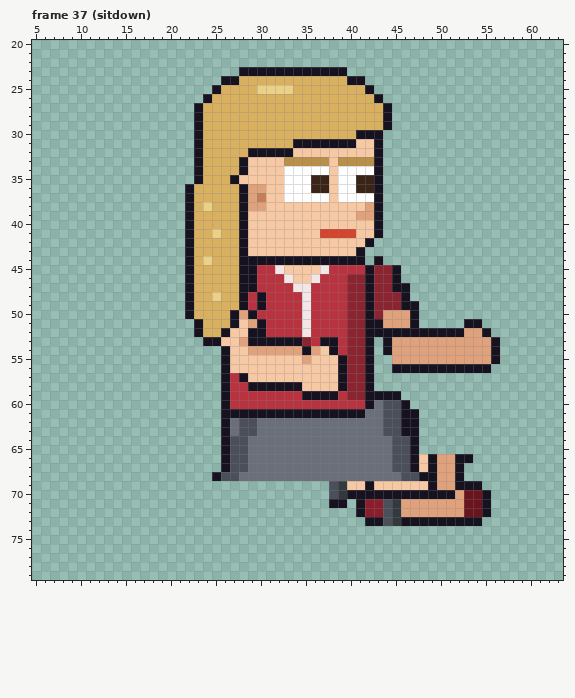
One commit to this pixel-art file: sprites/clients/client_karen_right_anim.aseprite. The picture above is the old version.
64x80 pixels, 129 frames. Shown: frame 37 (sitdown): x 5..63, y 20..79. The old version is drawn lined up with the new one. The commit also changed other frames, which this record leaves out.
The same view after the edit:
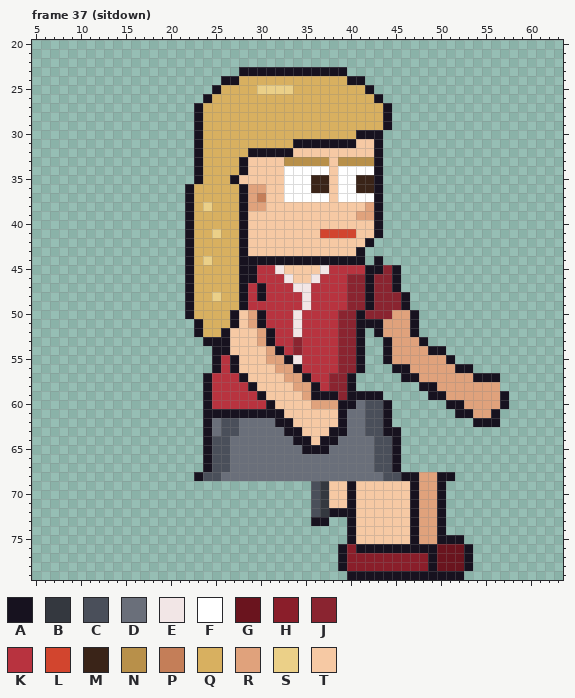
Palette (. is transparent): A #17121f  B #34383f  C #4a4f5a  D #6a6f7a  E #f2e6e6  F #ffffff  G #6a141e  H #8a1e2a  J #8a2430  K #b8333f  L #d2452e  M #3a2418  N #b8904a  P #c47e58  Q #d8b060  R #e0a27c  S #ebd088  T #f6c9a4
Diff:
whole drawing moved by +2,-6 (the old picture is shown already moved)
Frame 37 (sitdown):
y 45: x 43 J -> A
y 47: x 29..30 AK -> KA; x 46 A -> .
y 49: x 30 A -> K; x 47 A -> .
y 50: x 28..30 RAK -> TRA; x 34..35 KE -> EK; x 39 K -> J; x 41..42 JA -> AJ; x 44 R -> J
y 51: x 34..35 KE -> EK; x 39 K -> J; x 41 J -> A; x 53..54 AA -> ..
y 52: x 29..31 AAK -> TRA; x 34..35 KE -> EK; x 39 K -> J; x 41..42 JA -> A.; x 44..46 AAA -> RRR; x 48..55 AAAAARRA -> ........
y 53: x 26 T -> A; x 28..30 RAA -> TTR; x 32..35 AAAJ -> KKJK; x 37..39 AAK -> KKJ; x 41..42 JA -> A.; x 48..56 RRRRRRRRA -> A........
y 54: x 25 . -> A; x 29..30 RR -> TT; x 32..39 RRRARTAK -> AKJKKKKJ; x 41..42 JA -> A.; x 49..56 RRRRRRRA -> AA......
y 55: x 25..27 .AT -> AKA; x 31..39 TTTTRTTTA -> RRAEKKKKJ; x 41..42 JA -> A.; x 44 . -> A; x 51..56 RRRRRA -> A.....
y 56: x 25..27 .AT -> AKA; x 32..39 TTTTTTTA -> RRAKKKKJ; x 41..42 JA -> A.; x 47..51 AAAAA -> RRRRR; x 54..55 AA -> ..
y 57: x 24..26 ..A -> AKK; x 33..42 TTTTTTAJJA -> RRAKKJJA..; x 46..56 ........... -> AARRRRRRAAA
y 58: x 24..26 ..A -> AKK; x 30..42 AAAAATTTTAJJA -> TTTTRRAKJJA..; x 48..56 ......... -> AARRRRRRR
y 59: x 24..26 ..A -> AKK; x 30..35 KKKKKA -> ATTTTR; x 39..41 KJJ -> JAA; x 44..45 AA -> ..; x 49..57 ......... -> AARRRRRRA
y 60: x 24..26 ..A -> AKK; x 31..46 KKKKKKKKKKKADCCA -> ATTTTRRRAADCCA..; x 51..57 ....... -> AARRRRA
y 61: x 24..25 .. -> AA; x 33..38 AAAAAA -> TTTTTT; x 40..47 AADDCCAA -> DDCCA...; x 52..56 ..... -> AARRA
y 62: x 24..29 ..ADCC -> ADCCDD; x 32..39 DDDDDDDD -> AATTTTTA; x 42..47 DDCCAA -> CCA...; x 54..56 ... -> AAA
y 63: x 24..29 ..ADCC -> ADCCDD; x 33..39 DDDDDDD -> AATTTAA; x 42..47 DDCCAA -> CCAA..
y 64: x 24..28 ..ACC -> ACCDD; x 34..38 DDDDD -> AATAA; x 43..47 DDCCA -> CCA..
y 65: x 24..28 ..ACC -> ACCDD; x 35..37 DDD -> AAA; x 43..47 DDCCA -> CCA..
y 66: x 24..28 ..ACC -> ACCDD; x 43..53 DDCCATARRAA -> CCA........
y 67: x 24..28 ..ACC -> ACCDD; x 43..52 DDCCATARRA -> CCA.......
y 68: x 23..27 ..ACC -> ACCDD; x 44..52 DDCCAARRA -> CCAARRAA.
y 69: x 36..40 ..CBT -> CBTTA; x 42 A -> T; x 47..54 TTARRAAA -> ARRA....
y 70: x 36..39 ..CB -> CBTT; x 41..46 AAAAAA -> TTTTTT; x 48..49 AA -> RR; x 51..55 ARGGA -> .....
y 71: x 36..47 ..AA.AHHCBRR -> CBTTATTTTTTA; x 50..55 RRRGGA -> A.....
y 72: x 36..47 .....AHHCBRR -> CBAAATTTTTTA; x 50..55 RRRGGA -> A.....
y 73: x 36..37 .. -> AA; x 40..46 ..AACBA -> ATTTTTT; x 48..49 AA -> RR; x 51..54 AAAA -> ....
y 74: x 40..50 ........... -> ATTTTTTARRA
y 75: x 40..52 ............. -> ATTTTTTARRAAA
y 76: x 39..53 ............... -> AHAAAAAAAAAGGGA
y 77..78: x 39..53 ............... -> AHHHHHHHHHAGGGA
y 79: x 40..52 ............. -> AAAAAAAAAAAAA
